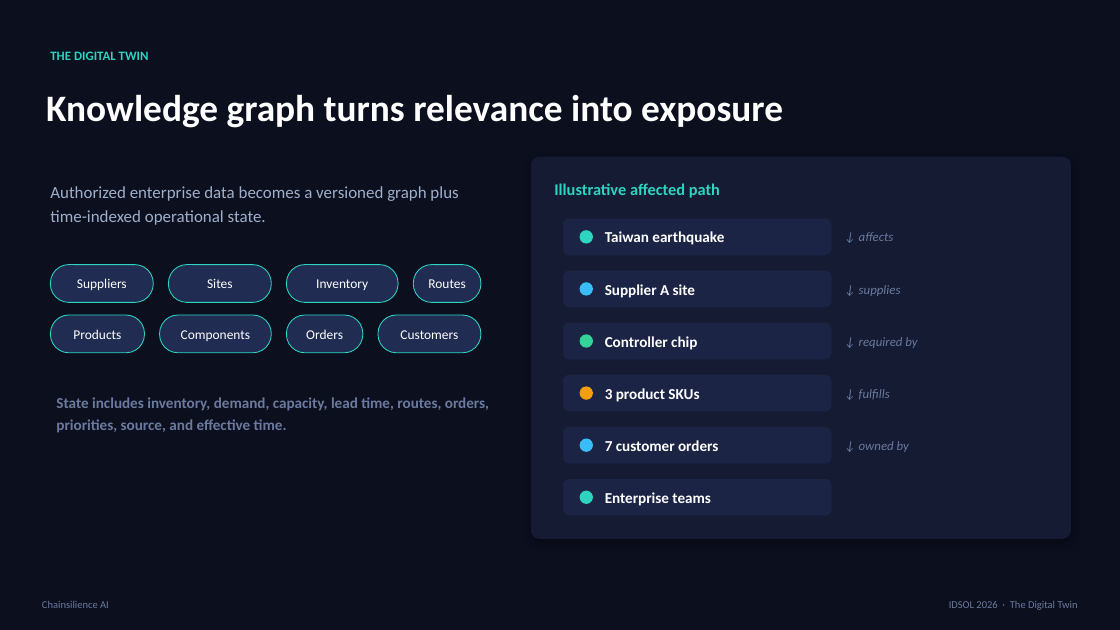
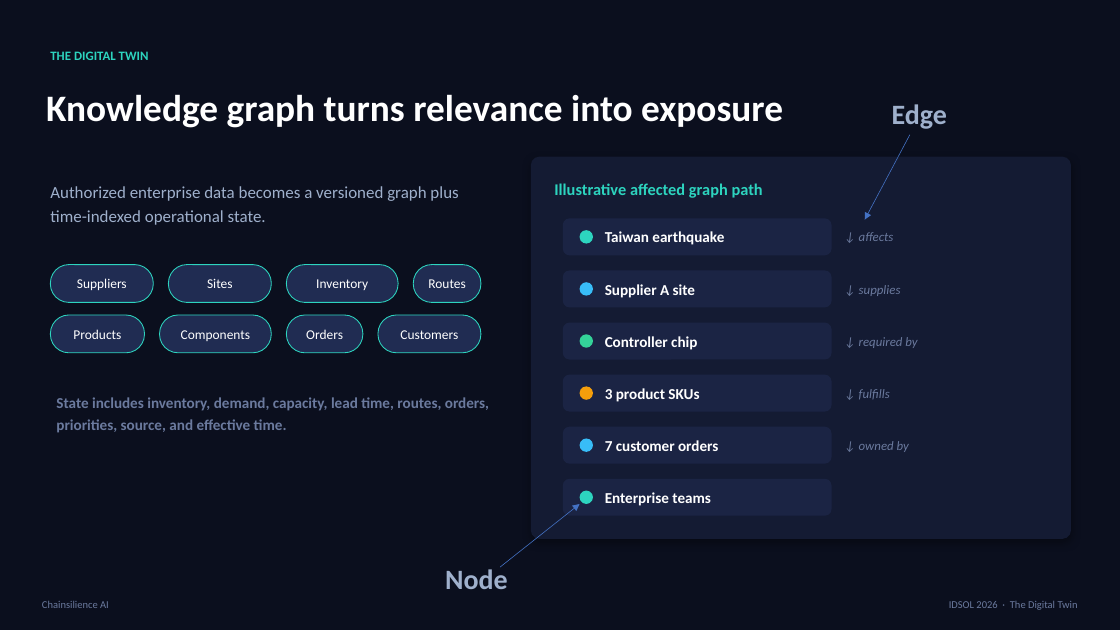
Before and after one commit to NoelVFX/Chainsilience-AI, a slide deck: slide 8 of Chainsilience_AI_IDSOL_2026_Pitch_Deck_Revised.pptx (slide 7 before the commit). Drawn at 1120x630 pixels with LibreOffice and Linux fonts; fonts in the diff are those of the drawing. Boxes give left, top, right and bottom in pixels: in the first picture for what was removed or moved away, otherwise in the second. Text is boxed around its words. In the diff, an @@ line names an element or a change of style, - is before the commit and + after.

```diff
--- a/Chainsilience_AI_IDSOL_2026_Pitch_Deck_Revised.pptx
+++ b/Chainsilience_AI_IDSOL_2026_Pitch_Deck_Revised.pptx
@@ text added at (892, 104, 947, 129), 24 pt, text #9FB0CC, bold @@
+Edge
@@ arrow added from (910, 134) to (865, 219), #4472C4 0.5 pt @@
@@ text at (554, 183, 763, 198): text changed @@
-Illustrative affected path
+Illustrative affected graph path
@@ arrow added from (500, 567) to (580, 504), #4472C4 0.5 pt @@
@@ text added at (445, 565, 508, 589), 24 pt, text #9FB0CC, bold @@
+Node
```
Also in this commit, not shown: 12 other slides changed, 1 slide added, 20 other files.
